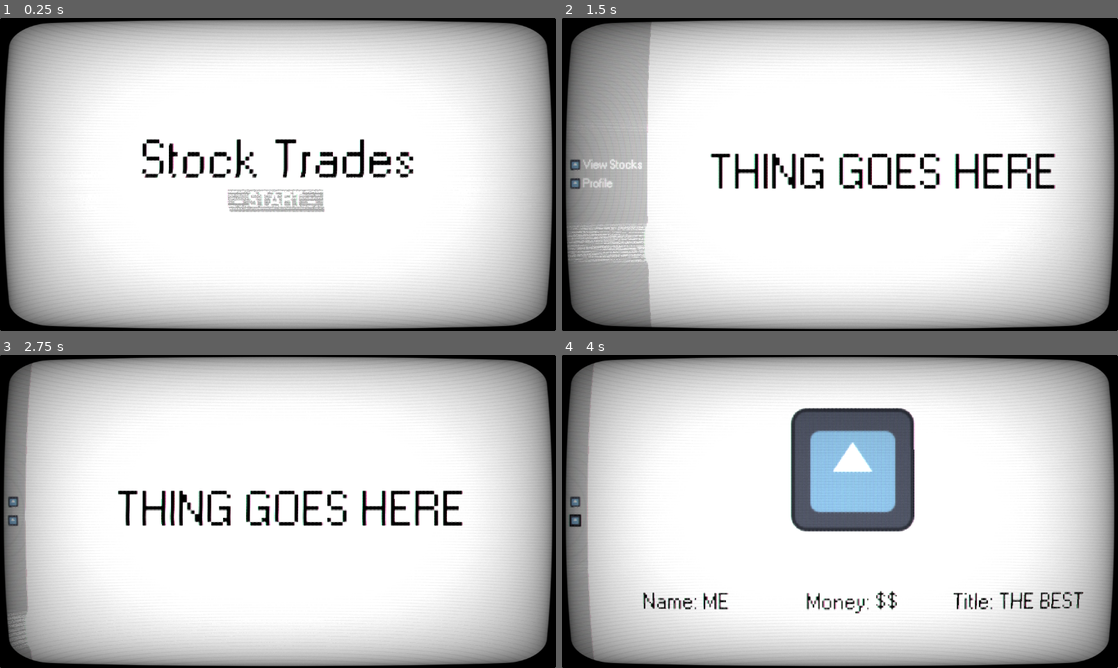
Above: before the commit, frames 1-4 (two rows, left to right).
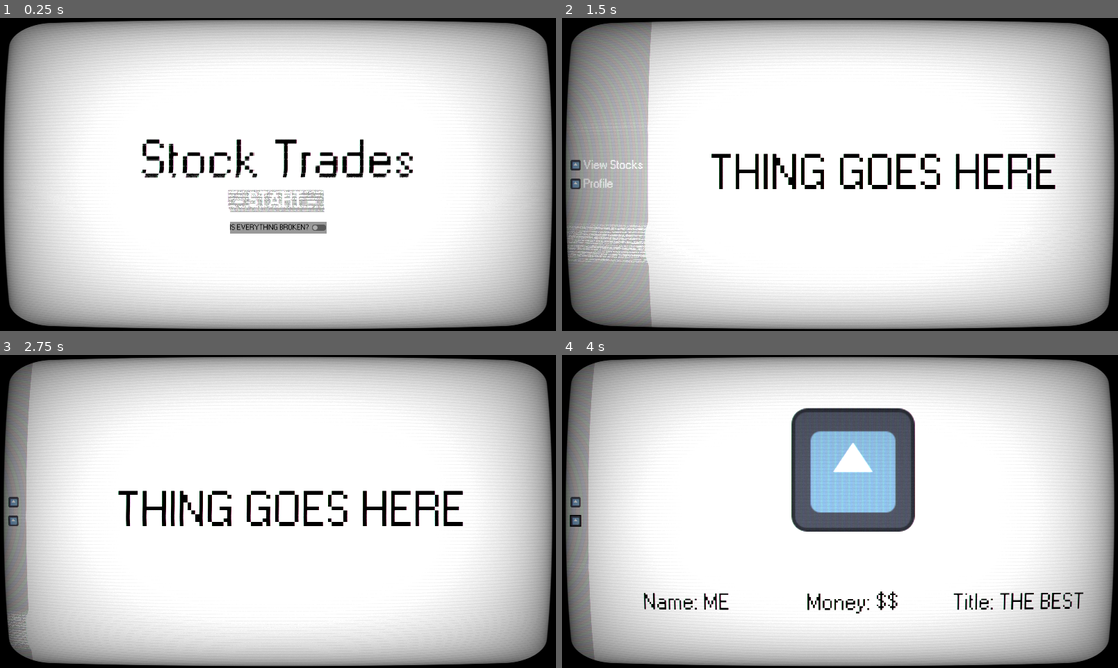
Above: after the commit, the same moments.

Repository: Shuflduf/Stock-Trading-Game
Game: Godot game, scene res://Scenes/main.tscn
Same seed, same stepped clock (60 frames per second), same inputs: the game is played once before the commit and once after it. The engine's default icon, where the game draws it, is replaced by a stand-in: a white triangle on a blue panel in a dark square.
Inputs (mouse positions are in pixels of both pictures, inside the frame that each line leads up to):
- Up to frame 1 (0.25 s): no input
- Up to frame 2 (1.5 s): click (840, 227) at 0.5 s, where only the run after the commit has a clickable "IS EVERYTHING BROKEN?"; click "- START -" at 1.25 s
- Up to frame 3 (2.75 s): move the mouse to (44, 511) at 2.02 s; click (44, 511) at 2.17 s
- Up to frame 4 (4 s): move the mouse to (573, 502) at 2.77 s; click (573, 502) at 2.92 s; move the mouse to (606, 520) at 3.52 s; click (606, 520) at 3.67 s

The runs differ from the first frame. In frame 1, 2.3% of the frame differs, in the area x 0-100%, y 0-100%; in frame 2, 2.3%; in frame 3, 1.7%; in frame 4, 1.8%.

Commit message:
add a toggle if everything is broken

Diff:
--- a/Scenes/main.tscn
+++ b/Scenes/main.tscn
@@ -1,8 +1,9 @@
-[gd_scene load_steps=6 format=3 uid="uid://b3ognxmeys708"]
+[gd_scene load_steps=8 format=3 uid="uid://b3ognxmeys708"]
 
 [ext_resource type="Shader" path="res://Resources/crt.gdshader" id="1_ova3s"]
 [ext_resource type="Script" path="res://Scripts/main.gd" id="2_jo4yj"]
 [ext_resource type="PackedScene" uid="uid://bcr418rpntf58" path="res://Scenes/main_menu.tscn" id="3_y4eaj"]
+[ext_resource type="FontFile" uid="uid://bfamv70276jo3" path="res://Resources/Fonts/W95FA.otf" id="4_0uxuy"]
 
 [sub_resource type="ShaderMaterial" id="ShaderMaterial_vvvlq"]
 shader = ExtResource("1_ova3s")
@@ -52,6 +53,8 @@
 shader_parameter/vignette_intensity = 0.4
 shader_parameter/vignette_opacity = 0.5
 
+[sub_resource type="StyleBoxFlat" id="StyleBoxFlat_a5b35"]
+
 [node name="Main" type="Control"]
 material = SubResource("ShaderMaterial_vvvlq")
 layout_mode = 3
@@ -75,4 +78,34 @@
 grow_vertical = 2
 mouse_filter = 2
 
+[node name="CheckButton" type="CheckButton" parent="."]
+layout_mode = 1
+anchors_preset = 8
+anchor_left = 0.5
+anchor_top = 0.5
+anchor_right = 0.5
+anchor_bottom = 0.5
+offset_left = -22.0
+offset_top = 98.0
+offset_right = 22.0
+offset_bottom = 122.0
+grow_horizontal = 2
+grow_vertical = 2
+focus_mode = 0
+theme_override_colors/font_disabled_color = Color(0, 0, 0, 1)
+theme_override_colors/font_hover_pressed_color = Color(0, 0, 0, 1)
+theme_override_colors/font_hover_color = Color(0, 0, 0, 1)
+theme_override_colors/font_pressed_color = Color(0, 0, 0, 1)
+theme_override_colors/font_focus_color = Color(0, 0, 0, 1)
+theme_override_colors/font_color = Color(0, 0, 0, 1)
+theme_override_colors/font_outline_color = Color(0, 0, 0, 1)
+theme_override_fonts/font = ExtResource("4_0uxuy")
+theme_override_font_sizes/font_size = 16
+theme_override_styles/hover_pressed = SubResource("StyleBoxFlat_a5b35")
+theme_override_styles/hover = SubResource("StyleBoxFlat_a5b35")
+theme_override_styles/pressed = SubResource("StyleBoxFlat_a5b35")
+theme_override_styles/normal = SubResource("StyleBoxFlat_a5b35")
+text = "IS EVERYTHING BROKEN?"
+
 [connection signal="go_to_game" from="MainMenu" to="." method="_on_main_menu_go_to_game"]
+[connection signal="toggled" from="CheckButton" to="." method="_on_check_button_toggled"]
--- a/Scripts/main.gd
+++ b/Scripts/main.gd
@@ -3,10 +3,15 @@
 const MAIN_GAME = preload("res://Scenes/game.tscn")
 
 func _ready() -> void:
-    $CRTOverlay.move_to_front()
+	$CRTOverlay.move_to_front()
+	$CheckButton.move_to_front()
 
 
 func _on_main_menu_go_to_game() -> void:
-    add_child(MAIN_GAME.instantiate())
-    $MainMenu.queue_free()
-    $CRTOverlay.move_to_front()
+	add_child(MAIN_GAME.instantiate())
+	$MainMenu.queue_free()
+	$CheckButton.queue_free()
+	$CRTOverlay.move_to_front()
+
+func _on_check_button_toggled(toggled_on: bool) -> void:
+	$CRTOverlay.material.set_shader_parameter(&"pixelate", !toggled_on)
--- a/project.godot
+++ b/project.godot
@@ -17,12 +17,11 @@
 
 [display]
 
-window/stretch/mode="viewport"
-window/stretch/aspect="ignore"
+window/stretch/mode="canvas_items"
 
 [editor_plugins]
 
-enabled=PackedStringArray("res://addons/godot_super-wakatime/plugin.cfg")
+enabled=PackedStringArray()
 
 [rendering]
 
